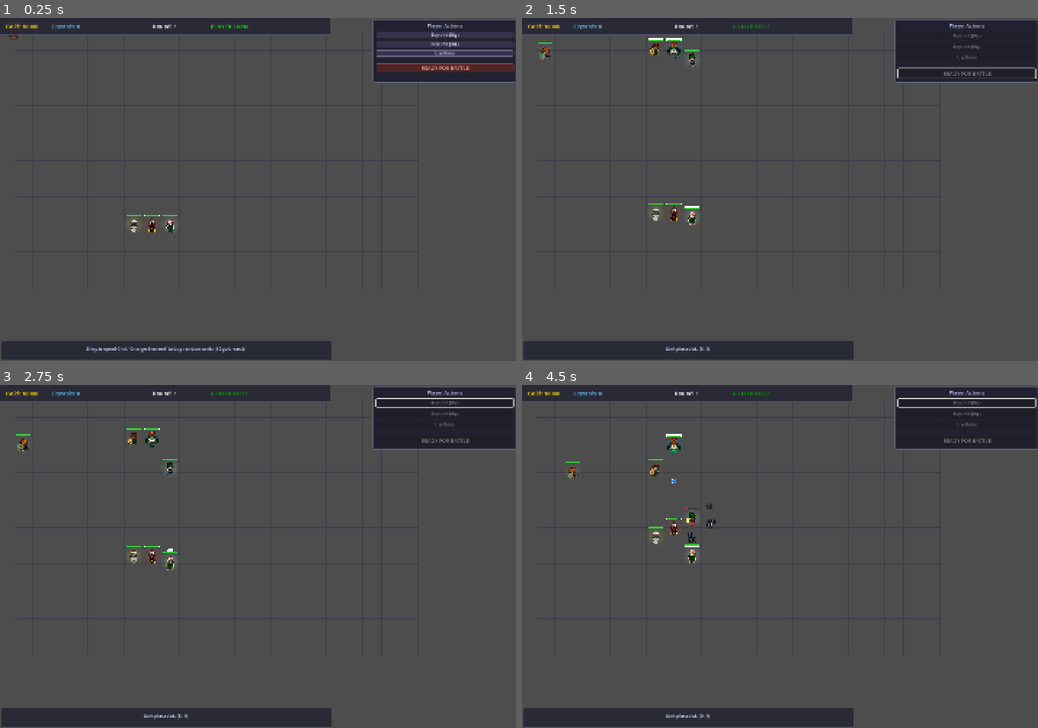
Above: before the commit, frames 1-4 (two rows, left to right).
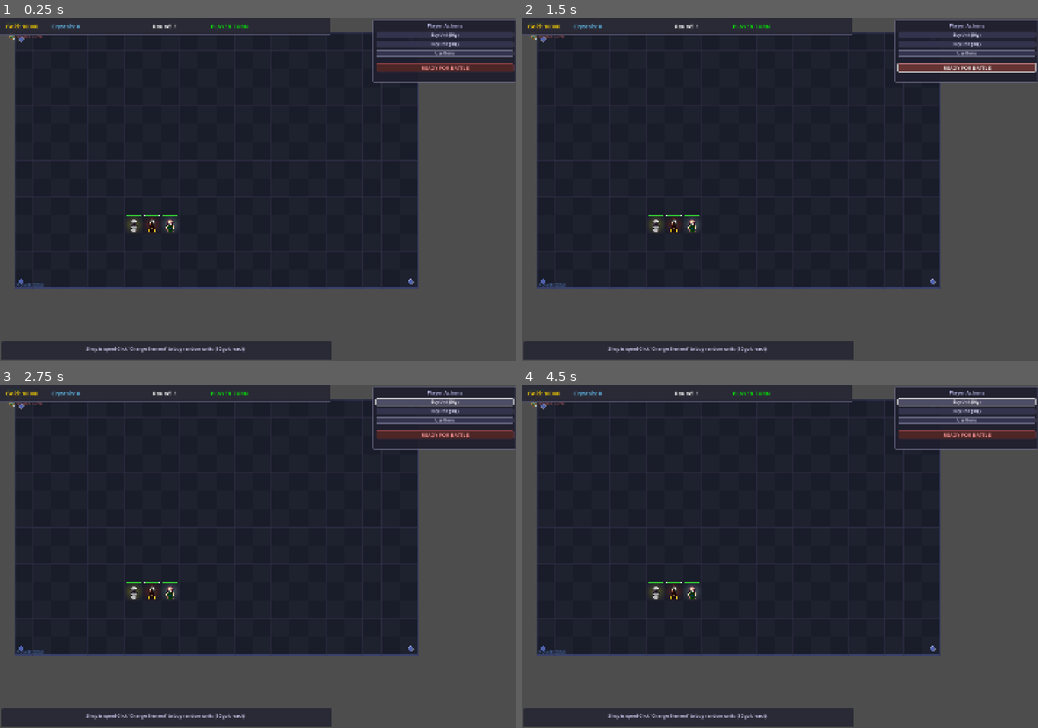
Above: after the commit, the same moments.

Repository: iceie2/autobattler-rpg
Game: Godot game, scene res://scenes/main_game.tscn
The game is run twice, just before and just after one commit, with the same random seed, the same clock (stepped at 60 frames per second) and the same inputs.
Inputs (mouse positions are in pixels of both pictures, inside the frame that each line leads up to):
- Up to frame 1 (0.25 s): no input
- Up to frame 2 (1.5 s): click "READY FOR BATTLE" at 0.5 s; click (965, 69) at 1.25 s, where only the run after the commit has a clickable "READY FOR BATTLE"
- Up to frame 3 (2.75 s): click (443, 402) at 2 s, where only the run after the commit has a clickable "Buy Unit (30g)"
- Up to frame 4 (4.5 s): click (965, 412) at 2.75 s, where only the run after the commit has a clickable "Buy Unit (30g)"; click (965, 419) at 3.5 s, where only the run after the commit has a clickable "Use Items"; click (965, 402) at 4.25 s, where only the run after the commit has a clickable "Buy Unit (30g)"

The runs differ from the first frame. In frame 1, 56% of the frame differs, in the area x 1-81%, y 4-79%; in frame 2, 58%; in frame 3, 58%, in the area x 1-100%, y 2-98%; in frame 4, 58%.
Error after the commit: Parse Error: Cannot infer the type of "random_elem" variable because the value doesn't have a set type. (res://scripts/auto_battle_manager.gd:237)

Commit message:
Add background, per-class skills, and animated skill effects
Background
- background_layer.gd draws a procedural stone-tile arena with enemy
  (red tint) and player (blue tint) zone indicators, corner runes, and
  a subtle checkerboard floor pattern

Skills — one unique ability per class, fires every N turns:
  Warrior  Whirlwind (3t)  — AOE hits all adjacent enemies
  Ranger   Arrow Rain (4t) — projectiles at 3 nearest targets
  Monk     Chi Burst (4t)  — AOE dmg + heals adjacent allies
  Thief    Shadow Strike (5t) — 2.5× critical on nearest enemy
  BlackMage Inferno (4t)   — 2× magic AOE at enemy cluster
  WhiteMage Holy Light (5t) — heals every ally on the board
  RedMage  Chaos Bolt (3t) — random-element dual projectile

Skill effects — skill_effect.gd draws 7 distinct animated visuals
using _draw(): spinning arcs, arrow shards, ring pulses, shadow bursts,
fire tendrils, light beams, and rainbow sparks

Also removes leftover battle debug prints and wires SkillEffectContainer
into the scene so effects render above units.

Co-Authored-By: Claude Sonnet 4.6 <noreply@anthropic.com>

Diff:
--- a/scenes/main_game.tscn
+++ b/scenes/main_game.tscn
@@ -2,6 +2,7 @@
 
 [ext_resource type="Script" uid="uid://g0qrs80ptukf" path="res://scripts/main_game.gd" id="1_main"]
 [ext_resource type="PackedScene" uid="uid://lii54yv84srg" path="res://scenes/unit.tscn" id="2_72e8q"]
+[ext_resource type="Script" path="res://scripts/background_layer.gd" id="3_bg"]
 
 [sub_resource type="StyleBoxFlat" id="TopBarStyle"]
 bg_color = Color(0.15, 0.15, 0.2, 0.9)
@@ -111,6 +112,10 @@
 script = ExtResource("1_main")
 
 [node name="GameState" type="Node" parent="."]
+
+[node name="Background" type="Node2D" parent="."]
+position = Vector2(50, 50)
+script = ExtResource("3_bg")
 
 [node name="BattleGrid" type="Node2D" parent="."]
 position = Vector2(50, 50)
--- a/scripts/auto_battle_manager.gd
+++ b/scripts/auto_battle_manager.gd
@@ -4,7 +4,8 @@
 # References
 var battle_grid: BattleGrid
 var game_state: GameState
-var projectile_container: Node2D  # Container for projectiles
+var projectile_container: Node2D
+var skill_effect_container: Node2D
 
 # Battle state
 var player_units: Array = []
@@ -78,45 +79,29 @@
 		execute_battle_turn()
 
 func execute_battle_turn() -> void:
-	# Player units move and attack
-	for unit in player_units:
+	_run_side(player_units, enemy_units)
+	_run_side(enemy_units, player_units)
+	check_battle_end()
+
+func _run_side(units: Array, opponents: Array) -> void:
+	for unit in units:
 		if unit == null or not is_instance_valid(unit):
 			continue
-		var target = find_nearest_enemy(unit, enemy_units)
+
+		# Tick skill cooldown
+		if unit.skill_cooldown > 0:
+			unit.skill_cooldown -= 1
+
+		var target = find_nearest_enemy(unit, opponents)
 		if not target:
-			print("[Battle] player unit has no target!")
-			continue
-		var dist = unit.grid_position.distance_to(target.grid_position)
-		print("[Battle] player %s gpos=%s → target %s gpos=%s dist=%.1f range=%d moving=%s" % [
-			unit.unit_name, unit.grid_position, target.unit_name, target.grid_position,
-			dist, unit.attack_range, unit.is_moving])
-		if unit.is_in_attack_range(target.grid_position):
-			print("[Battle] player ATTACKING")
-			unit.attack(target)
-			unit_action.emit(unit, "attack")
-			unit_paths.erase(unit)
-		elif not unit.is_moving:
-			print("[Battle] player MOVING")
-			move_unit_towards_with_pathfinding(unit, target.grid_position)
-			unit_action.emit(unit, "move")
-
-	# Enemy units move and attack
-	for unit in enemy_units:
-		if unit == null or not is_instance_valid(unit):
-			continue
-		var target = find_nearest_enemy(unit, player_units)
-		if not target:
-			continue
-		if unit.is_in_attack_range(target.grid_position):
-			unit.attack(target)
-			unit_action.emit(unit, "attack")
-			unit_paths.erase(unit)
-		elif not unit.is_moving:
-			move_unit_towards_with_pathfinding(unit, target.grid_position)
-			unit_action.emit(unit, "move")
-
-	# Check battle end conditions
-	check_battle_end()
+			continue
+
+		# Try to use skill first if off cooldown
+		if unit.skill_cooldown == 0 and unit.skill_name != "":
+			_use_skill(unit, opponents)
+			unit.skill_cooldown = unit.skill_cooldown_max
+			unit_action.emit(unit, "skill")
+			continue
 
 func find_nearest_enemy(unit: UnitBase, enemies: Array) -> UnitBase:
 	var nearest: UnitBase = null
@@ -134,8 +119,128 @@
 	return nearest
 
 func assign_preferred_target(unit: UnitBase, target: UnitBase) -> void:
-	# This implements the "assign preferred target" from your flowchart
 	unit.target_unit = target
+
+# ── Skill execution ───────────────────────────────────────────────────────────
+
+func _use_skill(caster: UnitBase, opponents: Array) -> void:
+	var effect_type: SkillEffect.Type
+	match caster.unit_class:
+		UnitBase.UnitClass.WARRIOR:
+			effect_type = SkillEffect.Type.WHIRLWIND
+			_whirlwind(caster, opponents)
+		UnitBase.UnitClass.RANGER:
+			effect_type = SkillEffect.Type.ARROW_RAIN
+			_arrow_rain(caster, opponents)
+		UnitBase.UnitClass.MONK:
+			effect_type = SkillEffect.Type.CHI_BURST
+			_chi_burst(caster, opponents)
+		UnitBase.UnitClass.THIEF:
+			effect_type = SkillEffect.Type.SHADOW_STRIKE
+			_shadow_strike(caster, opponents)
+		UnitBase.UnitClass.BLACK_MAGE:
+			effect_type = SkillEffect.Type.INFERNO
+			_inferno(caster, opponents)
+		UnitBase.UnitClass.WHITE_MAGE:
+			effect_type = SkillEffect.Type.HOLY_LIGHT
+			_holy_light(caster)
+		UnitBase.UnitClass.RED_MAGE:
+			effect_type = SkillEffect.Type.CHAOS_BOLT
+			_chaos_bolt(caster, opponents)
+		_:
+			return
+	_spawn_skill_effect(effect_type, caster.global_position)
+
+func _spawn_skill_effect(type: SkillEffect.Type, world_pos: Vector2) -> void:
+	if not skill_effect_container:
+		return
+	var fx := SkillEffect.new()
+	skill_effect_container.add_child(fx)
+	fx.setup(type, world_pos, 56.0)
+
+# Warrior: hits all adjacent enemies
+func _whirlwind(caster: UnitBase, opponents: Array) -> void:
+	for opp in opponents:
+		if opp == null or not is_instance_valid(opp):
+			continue
+		if caster.grid_position.distance_to(opp.grid_position) <= 1.5:
+			var dmg := int(caster.attack_damage * caster.skill_damage_multiplier)
+			opp.take_damage(dmg, caster.current_element)
+
+# Ranger: hits up to 3 nearest enemies with ranged shots
+func _arrow_rain(caster: UnitBase, opponents: Array) -> void:
+	var sorted := opponents.filter(func(u): return u != null and is_instance_valid(u))
+	sorted.sort_custom(func(a, b):
+		return caster.grid_position.distance_to(a.grid_position) < \
+			   caster.grid_position.distance_to(b.grid_position))
+	var count := mini(3, sorted.size())
+	for i in range(count):
+		var target: UnitBase = sorted[i]
+		if caster.grid_position.distance_to(target.grid_position) <= caster.skill_range:
+			var dmg := int(caster.attack_damage * caster.skill_damage_multiplier)
+			caster.spawn_projectile(target, dmg)
+			_spawn_skill_effect(SkillEffect.Type.ARROW_RAIN, target.global_position)
+
+# Monk: damages nearby enemies AND heals adjacent allies
+func _chi_burst(caster: UnitBase, opponents: Array) -> void:
+	for opp in opponents:
+		if opp == null or not is_instance_valid(opp):
+			continue
+		if caster.grid_position.distance_to(opp.grid_position) <= caster.skill_range:
+			var dmg := int(caster.attack_damage * caster.skill_damage_multiplier)
+			opp.take_damage(dmg, caster.current_element)
+	# Heal allies adjacent to caster
+	var allies := player_units if caster.is_player_unit else enemy_units
+	for ally in allies:
+		if ally == null or not is_instance_valid(ally) or ally == caster:
+			continue
+		if caster.grid_position.distance_to(ally.grid_position) <= 2.0:
+			ally.heal(int(caster.magic_power * 0.8))
+
+# Thief: high-damage critical strike on nearest enemy
+func _shadow_strike(caster: UnitBase, opponents: Array) -> void:
+	var target := find_nearest_enemy(caster, opponents)
+	if target and is_instance_valid(target):
+		var dmg := int(caster.attack_damage * caster.skill_damage_multiplier)
+		target.take_damage(dmg, caster.current_element)
+		_spawn_skill_effect(SkillEffect.Type.SHADOW_STRIKE, target.global_position)
+
+# Black Mage: large AOE explosion around nearest enemy
+func _inferno(caster: UnitBase, opponents: Array) -> void:
+	var center := find_nearest_enemy(caster, opponents)
+	if not center or not is_instance_valid(center):
+		return
+	_spawn_skill_effect(SkillEffect.Type.INFERNO, center.global_position)
+	for opp in opponents:
+		if opp == null or not is_instance_valid(opp):
+			continue
+		if center.grid_position.distance_to(opp.grid_position) <= 2.0:
+			var dmg := int(caster.magic_power * caster.skill_damage_multiplier)
+			opp.take_damage(dmg, caster.current_element)
+
+# White Mage: heals all allies
+func _holy_light(caster: UnitBase) -> void:
+	var allies := player_units if caster.is_player_unit else enemy_units
+	for ally in allies:
+		if ally == null or not is_instance_valid(ally):
+			continue
+		var heal_amount := int(caster.magic_power * 1.2)
+		ally.heal(heal_amount)
+		_spawn_skill_effect(SkillEffect.Type.HOLY_LIGHT, ally.global_position)
+
+# Red Mage: random-element bolt at the nearest 2 enemies
+func _chaos_bolt(caster: UnitBase, opponents: Array) -> void:
+	var sorted := opponents.filter(func(u): return u != null and is_instance_valid(u))
+	sorted.sort_custom(func(a, b):
+		return caster.grid_position.distance_to(a.grid_position) < \
+			   caster.grid_position.distance_to(b.grid_position))
+	var random_elem := UnitBase.Element.values()[randi() % UnitBase.Element.values().size()]
+	var count := mini(2, sorted.size())
+	for i in range(count):
+		var target: UnitBase = sorted[i]
+		var dmg := int((caster.attack_damage + caster.magic_power) * 0.5 * caster.skill_damage_multiplier)
+		caster.spawn_projectile(target, dmg)
+		_spawn_skill_effect(SkillEffect.Type.CHAOS_BOLT, target.global_position)
 
 func check_battle_end() -> void:
 	# Remove dead units
--- /dev/null
+++ b/scripts/background_layer.gd
@@ -0,0 +1,96 @@
+extends Node2D
+class_name BackgroundLayer
+
+# Drawn once behind the battle grid.
+# Sizes match BattleGrid: 22 cols × 14 rows × 64 px per cell = 1408 × 896
+const GRID_W  := 22
+const GRID_H  := 14
+const CELL    := 64
+const TOTAL_W := GRID_W * CELL   # 1408
+const TOTAL_H := GRID_H * CELL   # 896
+
+# Zone split: enemies top 4 rows, players bottom 4 rows, neutral middle
+const ENEMY_ROWS  := 4
+const PLAYER_ROWS := 4
+
+func _draw() -> void:
+	_draw_base()
+	_draw_zones()
+	_draw_stone_tiles()
+	_draw_border()
+
+func _draw_base() -> void:
+	# Rich dark-blue gradient background
+	var rect := Rect2(0, 0, TOTAL_W, TOTAL_H)
+	draw_rect(rect, Color(0.06, 0.07, 0.12))
+
+func _draw_zones() -> void:
+	# Enemy zone — subtle red tint overlay
+	var enemy_h := ENEMY_ROWS * CELL
+	for i in range(ENEMY_ROWS):
+		var alpha := 0.06 + 0.02 * (ENEMY_ROWS - 1 - i)
+		draw_rect(Rect2(0, i * CELL, TOTAL_W, CELL), Color(0.6, 0.05, 0.05, alpha))
+
+	# Player zone — subtle blue tint overlay
+	var player_start := (GRID_H - PLAYER_ROWS) * CELL
+	for i in range(PLAYER_ROWS):
+		var alpha := 0.04 + 0.02 * i
+		draw_rect(Rect2(0, player_start + i * CELL, TOTAL_W, CELL), Color(0.05, 0.15, 0.5, alpha))
+
+	# Neutral divider line in center
+	var mid_y := float(GRID_H / 2) * CELL
+	draw_line(Vector2(0, mid_y), Vector2(TOTAL_W, mid_y), Color(0.3, 0.3, 0.5, 0.3), 2.0)
+
+func _draw_stone_tiles() -> void:
+	# Subtle stone-block pattern on the floor
+	var tile_col_a := Color(0.12, 0.13, 0.18)
+	var tile_col_b := Color(0.10, 0.11, 0.16)
+	for row in range(GRID_H):
+		for col in range(GRID_W):
+			var checker := (row + col) % 2
+			var c := tile_col_a if checker == 0 else tile_col_b
+			draw_rect(Rect2(col * CELL, row * CELL, CELL, CELL), c)
+			# Subtle inner shadow lines on each tile
+			var x := col * CELL
+			var y := row * CELL
+			draw_line(Vector2(x, y), Vector2(x + CELL, y), Color(0.0, 0.0, 0.0, 0.25), 1.0)
+			draw_line(Vector2(x, y), Vector2(x, y + CELL), Color(0.0, 0.0, 0.0, 0.25), 1.0)
+			draw_line(Vector2(x + CELL, y), Vector2(x + CELL, y + CELL), Color(0.25, 0.25, 0.3, 0.15), 1.0)
+			draw_line(Vector2(x, y + CELL), Vector2(x + CELL, y + CELL), Color(0.25, 0.25, 0.3, 0.15), 1.0)
+
+func _draw_border() -> void:
+	# Glowing border around the whole arena
+	for i in range(4):
+		var alpha := 0.5 - i * 0.1
+		var inset := float(i)
+		draw_rect(
+			Rect2(inset, inset, TOTAL_W - inset * 2, TOTAL_H - inset * 2),
+			Color(0.3, 0.35, 0.6, alpha), false, 1.5
+		)
+
+	# Corner runes (simple diamond glyphs)
+	var corners := [
+		Vector2(24, 24), Vector2(TOTAL_W - 24, 24),
+		Vector2(24, TOTAL_H - 24), Vector2(TOTAL_W - 24, TOTAL_H - 24)
+	]
+	for c in corners:
+		_draw_rune(c, Color(0.4, 0.5, 0.9, 0.7))
+
+	# Top "ENEMY" and bottom "PLAYER" zone labels
+	var font := ThemeDB.fallback_font
+	draw_string(font, Vector2(8, 20), "ENEMY ZONE",
+		HORIZONTAL_ALIGNMENT_LEFT, -1, 14, Color(0.9, 0.4, 0.4, 0.55))
+	draw_string(font, Vector2(8, TOTAL_H - 6), "PLAYER ZONE",
+		HORIZONTAL_ALIGNMENT_LEFT, -1, 14, Color(0.4, 0.6, 0.95, 0.55))
+
+func _draw_rune(center: Vector2, color: Color) -> void:
+	var s := 10.0
+	var pts := PackedVector2Array([
+		center + Vector2(0, -s),
+		center + Vector2(s, 0),
+		center + Vector2(0, s),
+		center + Vector2(-s, 0),
+	])
+	draw_colored_polygon(pts, color)
+	for i in pts.size():
+		draw_line(pts[i], pts[(i + 1) % pts.size()], Color(1, 1, 1, 0.4), 1.0)
--- a/scripts/main_game.gd
+++ b/scripts/main_game.gd
@@ -94,11 +94,17 @@
 	damage_text_container.name = "DamageTextContainer"
 	battle_grid_node.add_child(damage_text_container)
 
+	# Create skill effect container
+	var skill_effect_container := Node2D.new()
+	skill_effect_container.name = "SkillEffectContainer"
+	battle_grid_node.add_child(skill_effect_container)
+
 	# Create and attach AutoBattleManager
 	auto_battle_manager = AutoBattleManager.new()
 	auto_battle_manager_node.add_child(auto_battle_manager)
 	auto_battle_manager.initialize(battle_grid, game_state)
 	auto_battle_manager.projectile_container = projectile_container
+	auto_battle_manager.skill_effect_container = skill_effect_container
 
 	# Integrate any pre-placed unit nodes in the scene into the runtime grid
 	_integrate_scene_units()
--- /dev/null
+++ b/scripts/skill_effect.gd
@@ -0,0 +1,203 @@
+extends Node2D
+class_name SkillEffect
+
+enum Type {
+	WHIRLWIND,    # Warrior  — spinning blades
+	ARROW_RAIN,   # Ranger   — falling arrow shards
+	CHI_BURST,    # Monk     — expanding ring pulse
+	SHADOW_STRIKE,# Thief    — shadow flash
+	INFERNO,      # BlackMage — fire explosion
+	HOLY_LIGHT,   # WhiteMage — rising light beams
+	CHAOS_BOLT,   # RedMage  — swirling sparks
+}
+
+var effect_type: Type = Type.WHIRLWIND
+var lifetime: float = 0.8
+var elapsed: float = 0.0
+var radius: float = 48.0      # base visual radius
+
+# Random seeds for particles so each effect looks slightly different
+var _seeds: Array = []
+
+func setup(type: Type, world_pos: Vector2, r: float = 48.0) -> void:
+	effect_type = type
+	radius = r
+	global_position = world_pos
+	_seeds.clear()
+	for i in range(20):
+		_seeds.append(randf())
+	queue_redraw()
+
+func _process(delta: float) -> void:
+	elapsed += delta
+	if elapsed >= lifetime:
+		queue_free()
+	else:
+		queue_redraw()
+
+func _draw() -> void:
+	var t := elapsed / lifetime          # 0 → 1 normalised time
+	var inv := 1.0 - t                   # fade-out factor
+
+	match effect_type:
+		Type.WHIRLWIND:     _draw_whirlwind(t, inv)
+		Type.ARROW_RAIN:    _draw_arrow_rain(t, inv)
+		Type.CHI_BURST:     _draw_chi_burst(t, inv)
+		Type.SHADOW_STRIKE: _draw_shadow_strike(t, inv)
+		Type.INFERNO:       _draw_inferno(t, inv)
+		Type.HOLY_LIGHT:    _draw_holy_light(t, inv)
+		Type.CHAOS_BOLT:    _draw_chaos_bolt(t, inv)
+
+
+# ── Warrior: orange spinning sword arcs ──────────────────────────────────────
+func _draw_whirlwind(t: float, inv: float) -> void:
+	var num_arcs := 5
+	var rot_speed := t * TAU * 2.5
+	for i in range(num_arcs):
+		var base_angle := rot_speed + i * (TAU / num_arcs)
+		var r := radius * (0.3 + 0.7 * t)
+		var a := Color(1.0, 0.55, 0.05, inv * 0.85)
+		var arc_len := PI * 0.45
+		draw_arc(Vector2.ZERO, r, base_angle, base_angle + arc_len, 20, a, 4.0 * inv)
+		# spark at tip
+		var tip := Vector2(cos(base_angle + arc_len), sin(base_angle + arc_len)) * r
+		draw_circle(tip, 4.0 * inv, Color(1.0, 0.85, 0.4, inv))
+	# Central flash
+	draw_circle(Vector2.ZERO, 12 * inv, Color(1.0, 0.8, 0.3, inv * 0.7))
+
+
+# ── Ranger: bright green arrow shards raining down ───────────────────────────
+func _draw_arrow_rain(t: float, inv: float) -> void:
+	var count := 8
+	for i in range(count):
+		var seed_x := _seeds[i] * 2.0 - 1.0
+		var seed_t := _seeds[i + count % _seeds.size()]
+		var phase   := fmod(t * 1.5 + seed_t, 1.0)
+		var x       := seed_x * radius
+		var y       := -radius + phase * radius * 2.0
+		var alpha   := inv * (1.0 - phase * 0.5)
+		var col     := Color(0.2, 1.0, 0.35, alpha)
+		# Arrow body
+		draw_line(Vector2(x, y - 14), Vector2(x, y + 8), col, 2.5)
+		# Arrowhead
+		draw_line(Vector2(x, y - 14), Vector2(x - 5, y - 6), col, 2.0)
+		draw_line(Vector2(x, y - 14), Vector2(x + 5, y - 6), col, 2.0)
+	# Impact ring at bottom
+	if t > 0.4:
+		var ring_r := (t - 0.4) / 0.6 * radius
+		draw_arc(Vector2(0, radius * 0.4), ring_r, 0, TAU, 24,
+			Color(0.3, 1.0, 0.4, inv * 0.6), 2.0)
+
+
+# ── Monk: expanding concentric rings (gold/white healing pulse) ───────────────
+func _draw_chi_burst(t: float, inv: float) -> void:
+	for i in range(3):
+		var phase := fmod(t + i * 0.33, 1.0)
+		var r     := phase * radius * 1.4
+		var alpha := (1.0 - phase) * inv
+		draw_arc(Vector2.ZERO, r, 0, TAU, 32,
+			Color(1.0, 0.95, 0.5, alpha), 3.0 * (1.0 - phase))
+	# Inner glow
+	draw_circle(Vector2.ZERO, 18 * inv, Color(1.0, 1.0, 0.7, inv * 0.6))
+	# 8 radiating spokes
+	for i in range(8):
+		var angle := i * (TAU / 8.0) + t * PI
+		var spoke_end := Vector2(cos(angle), sin(angle)) * radius * t
+		draw_line(Vector2.ZERO, spoke_end,
+			Color(1.0, 0.9, 0.4, inv * 0.5), 1.5)
+
+
+# ── Thief: dark purple shadow burst then afterimage slashes ───────────────────
+func _draw_shadow_strike(t: float, inv: float) -> void:
+	# Dark shadow blast early
+	if t < 0.4:
+		var early := t / 0.4
+		draw_circle(Vector2.ZERO, radius * early, Color(0.3, 0.0, 0.5, (1.0 - early) * 0.7))
+	# Slash streaks
+	var num := 6
+	for i in range(num):
+		var angle := _seeds[i] * TAU
+		var phase  := fmod(t * 2.0 + _seeds[i], 1.0)
+		var r1     := phase * radius * 0.3
+		var r2     := phase * radius
+		var alpha  := (1.0 - phase) * inv
+		var col    := Color(0.7, 0.1, 1.0, alpha)
+		draw_line(
+			Vector2(cos(angle), sin(angle)) * r1,
+			Vector2(cos(angle), sin(angle)) * r2,
+			col, 3.0 * (1.0 - phase)
+		)
+	# Brief white impact flash
+	if t < 0.15:
+		draw_circle(Vector2.ZERO, 20 * (1.0 - t / 0.15), Color(1.0, 1.0, 1.0, 0.8))
+
+
+# ── Black Mage: fiery explosion ───────────────────────────────────────────────
+func _draw_inferno(t: float, inv: float) -> void:
+	# Growing fireball core
+	var core_r := radius * min(t * 2.0, 1.0)
+	draw_circle(Vector2.ZERO, core_r, Color(1.0, 0.4, 0.0, inv * 0.6))
+	draw_circle(Vector2.ZERO, core_r * 0.6, Color(1.0, 0.8, 0.2, inv * 0.8))
+	# Flame tendrils
+	var count := 12
+	for i in range(count):
+		var base_a := _seeds[i] * TAU
+		var wobble  := sin(t * 15.0 + i) * 0.3
+		var angle   := base_a + wobble
+		var dist    := (0.5 + _seeds[i] * 0.5) * radius * min(t * 2.5, 1.0)
+		var tip     := Vector2(cos(angle), sin(angle)) * dist
+		var col     := Color(1.0, 0.3 + _seeds[i] * 0.4, 0.0, inv * 0.7)
+		draw_line(Vector2.ZERO, tip, col, 3.0 * inv)
+		draw_circle(tip, 4.0 * inv, Color(1.0, 0.7, 0.1, inv * 0.5))
+	# Shockwave ring
+	if t > 0.2:
+		var ring_t := (t - 0.2) / 0.8
+		draw_arc(Vector2.ZERO, ring_t * radius * 1.5, 0, TAU, 32,
+			Color(0.9, 0.3, 0.0, (1.0 - ring_t) * inv), 2.0)
+
+
+# ── White Mage: golden light beams rising upward ─────────────────────────────
+func _draw_holy_light(t: float, inv: float) -> void:
+	# Ground halo
+	var halo_r := radius * (0.4 + t * 0.6)
+	draw_arc(Vector2.ZERO, halo_r, 0, TAU, 32, Color(1.0, 0.9, 0.5, inv * 0.4), 2.0)
+	# Rising beams
+	var count := 7
+	for i in range(count):
+		var angle  := _seeds[i] * TAU
+		var height := radius * 1.8 * t
+		var offset := Vector2(cos(angle), sin(angle)) * (radius * 0.25 * _seeds[i])
+		var base   := offset
+		var tip    := offset + Vector2(0, -height)
+		var alpha  := inv * 0.7 * (1.0 - abs(sin(angle)) * 0.3)
+		var col    := Color(1.0, 0.95, 0.6, alpha)
+		draw_line(base, tip, col, (2.0 + _seeds[i] * 2.0) * inv)
+	# Star burst
+	var star_r := 16.0 * sin(t * PI)
+	for i in range(8):
+		var a := i * (TAU / 8.0)
+		draw_line(Vector2.ZERO, Vector2(cos(a), sin(a)) * star_r,
+			Color(1.0, 1.0, 0.8, inv * 0.9), 2.0)
+	draw_circle(Vector2.ZERO, 8.0 * inv, Color(1.0, 1.0, 1.0, inv))
+
+
+# ── Red Mage: chaotic rainbow sparks ─────────────────────────────────────────
+func _draw_chaos_bolt(t: float, inv: float) -> void:
+	# Swirling outer ring
+	var ring_r := radius * (0.6 + sin(t * TAU * 3.0) * 0.1)
+	draw_arc(Vector2.ZERO, ring_r, t * TAU * 4.0, t * TAU * 4.0 + TAU * 0.7, 24,
+		Color(0.9, 0.2, 0.8, inv * 0.7), 3.0)
+	# Multi-color sparks flying outward
+	var count := 14
+	for i in range(count):
+		var angle  := _seeds[i] * TAU + t * TAU * (1.5 + _seeds[i])
+		var dist   := _seeds[i] * radius * t
+		var pos    := Vector2(cos(angle), sin(angle)) * dist
+		var hue    := fmod(_seeds[i] + t * 0.5, 1.0)
+		var col    := Color.from_hsv(hue, 0.9, 1.0, inv * 0.85)
+		draw_circle(pos, (3.0 + _seeds[i] * 4.0) * inv, col)
+		# Spark trail
+		var trail  := pos * 0.6
+		draw_line(trail, pos, Color(col.r, col.g, col.b, inv * 0.4), 1.5)
+	# Central swirl
+	draw_circle(Vector2.ZERO, 14.0 * inv, Color(0.8, 0.3, 1.0, inv * 0.8))
--- a/scripts/unit_base.gd
+++ b/scripts/unit_base.gd
@@ -75,12 +75,20 @@
 var equipped_armor = null
 var equipped_accessory = null
 
+# Skill
+var skill_name: String = ""
+var skill_damage_multiplier: float = 1.5
+var skill_range: int = 2
+var skill_cooldown_max: int = 4   # turns between uses
+var skill_cooldown: int = 0       # counts down each turn; fires at 0
+
 # Battle state
 var grid_position: Vector2i = Vector2i.ZERO
 var target_unit = null
 var is_player_unit: bool = true
-var battle_manager = null  # Reference to spawn projectiles
-var damage_text_container: Node2D = null  # Reference to spawn damage text
+var battle_manager = null
+var damage_text_container: Node2D = null
+var skill_effect_container: Node2D = null
 
 # Derived stats
 var attack_damage: int:
--- a/scripts/unit_factory.gd
+++ b/scripts/unit_factory.gd
@@ -119,6 +119,45 @@
 	# Random sprite variant (0–2) so same class looks different each spawn
 	unit.sprite_variant = randi() % 3
 
+	# Assign class skill
+	match unit_class:
+		UnitBase.UnitClass.WARRIOR:
+			unit.skill_name = "Whirlwind"
+			unit.skill_damage_multiplier = 1.2
+			unit.skill_range = 1
+			unit.skill_cooldown_max = 3
+		UnitBase.UnitClass.RANGER:
+			unit.skill_name = "Arrow Rain"
+			unit.skill_damage_multiplier = 0.8
+			unit.skill_range = 5
+			unit.skill_cooldown_max = 4
+		UnitBase.UnitClass.MONK:
+			unit.skill_name = "Chi Burst"
+			unit.skill_damage_multiplier = 1.0
+			unit.skill_range = 2
+			unit.skill_cooldown_max = 4
+		UnitBase.UnitClass.THIEF:
+			unit.skill_name = "Shadow Strike"
+			unit.skill_damage_multiplier = 2.5
+			unit.skill_range = 2
+			unit.skill_cooldown_max = 5
+		UnitBase.UnitClass.BLACK_MAGE:
+			unit.skill_name = "Inferno"
+			unit.skill_damage_multiplier = 2.0
+			unit.skill_range = 5
+			unit.skill_cooldown_max = 4
+		UnitBase.UnitClass.WHITE_MAGE:
+			unit.skill_name = "Holy Light"
+			unit.skill_damage_multiplier = 0.0   # healing skill
+			unit.skill_range = 99
+			unit.skill_cooldown_max = 5
+		UnitBase.UnitClass.RED_MAGE:
+			unit.skill_name = "Chaos Bolt"
+			unit.skill_damage_multiplier = 1.8
+			unit.skill_range = 4
+			unit.skill_cooldown_max = 3
+	unit.skill_cooldown = unit.skill_cooldown_max  # start on cooldown
+
 	return unit
 
 static func create_random_unit(unit_class: UnitBase.UnitClass, element: UnitBase.Element = UnitBase.Element.NORMAL, is_player: bool = true) -> VisualUnit:
